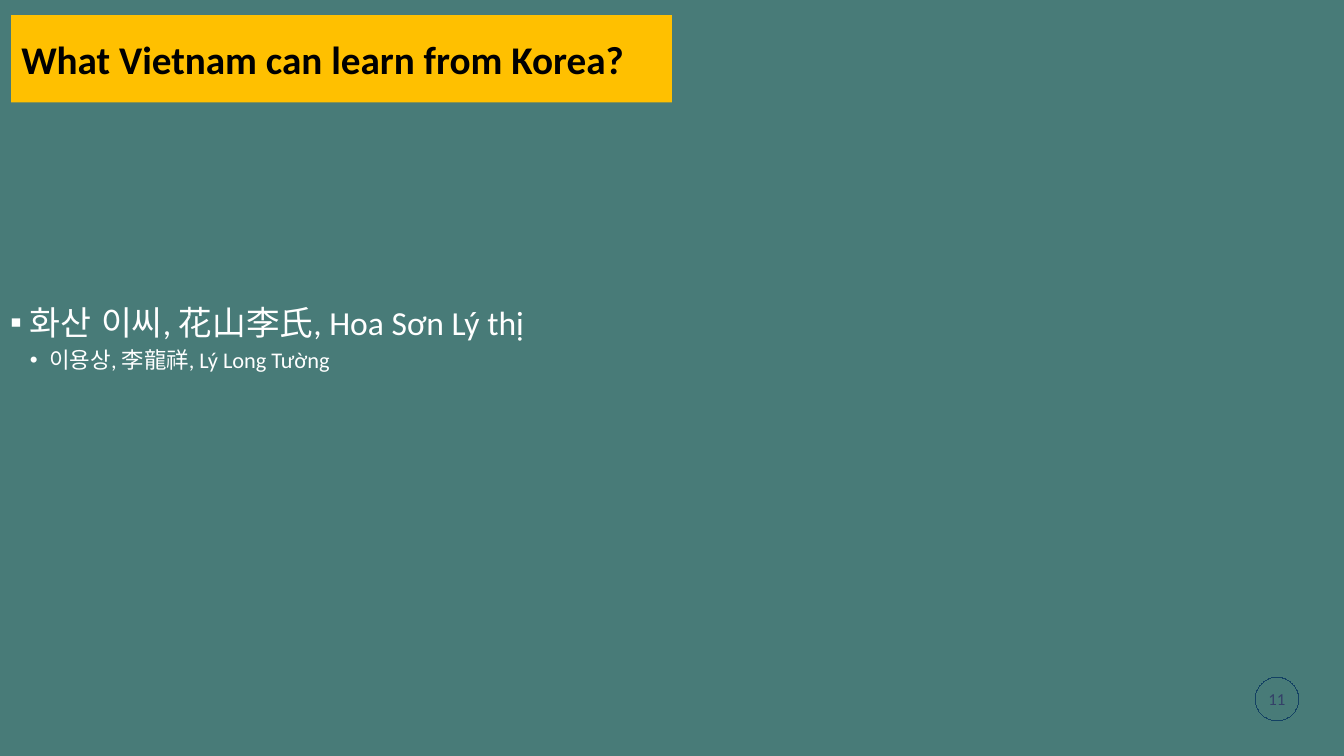
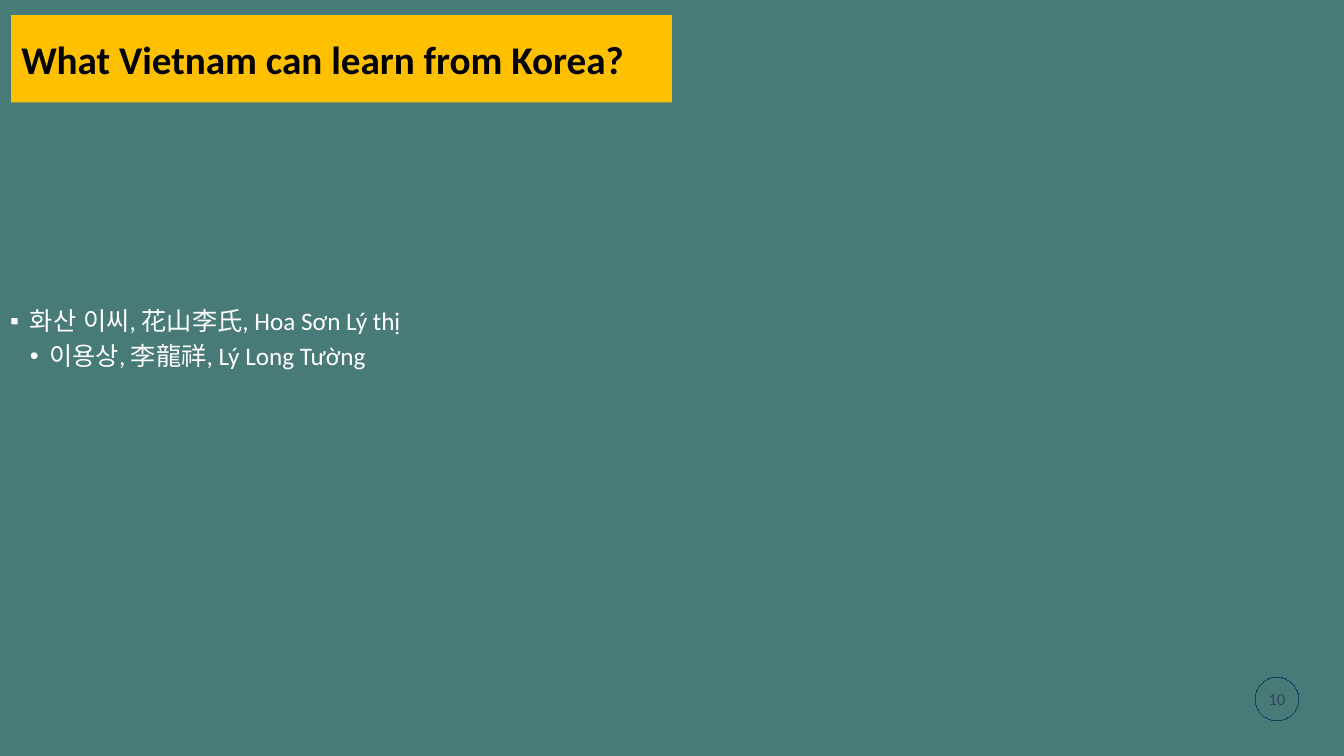
Before and after one commit to gemmanguen/Tetholidays, a slide deck: slide 10 of mducng_VN-KR.pptx (slide 11 before the commit). Drawn at 1344x756 pixels with LibreOffice and Linux fonts; fonts in the diff are those of the drawing. Boxes give left, top, right and bottom in pixels: in the first picture for what was removed or moved away, otherwise in the second. Text is boxed around its words. In the diff, an @@ line names an element or a change of style, - is before the commit and + after.

```diff
--- a/mducng_VN-KR.pptx
+++ b/mducng_VN-KR.pptx
@@ text "화산 이씨, 花山李氏, Hoa Sơn ..." at [30,309,400,370]: size 24 to 18 pt in "화산 이씨, 花山李氏, Hoa Sơn Lý thị"; size 16 to 18 pt in "이용상, 李龍祥, Lý Long Tường" @@
@@ page number at [1268,694,1285,705]: text changed @@
-11
+10
```
Also in this commit, not shown: 5 other slides changed, 1 slide removed.
